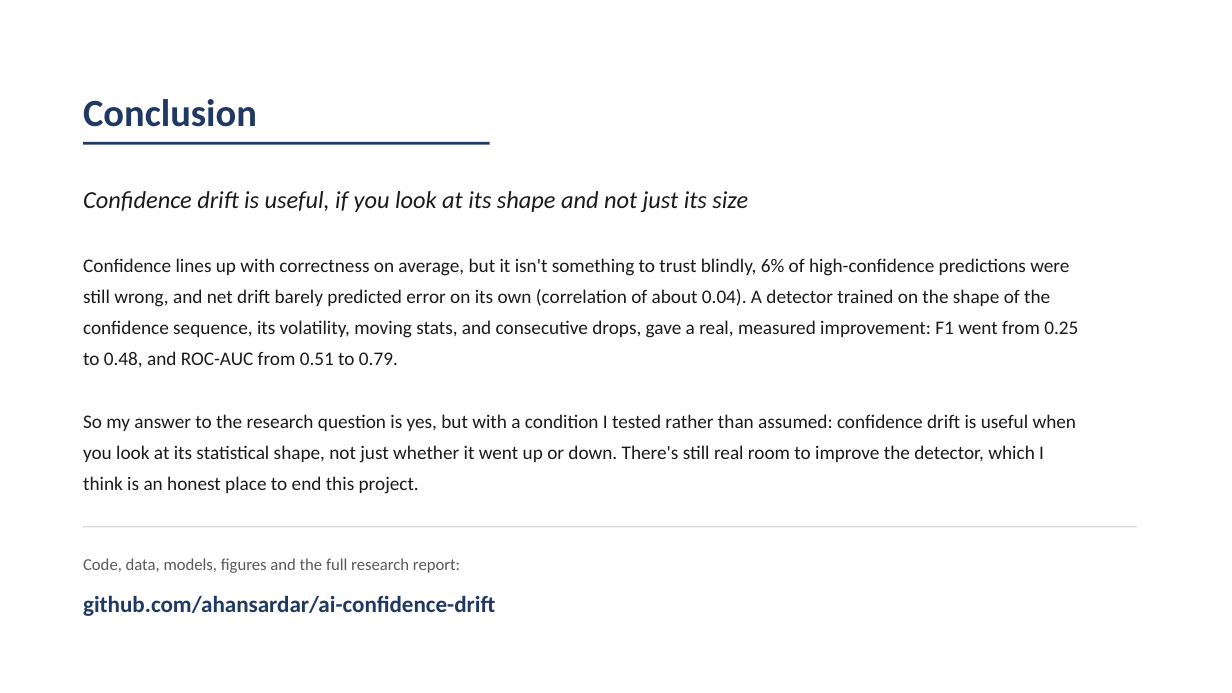
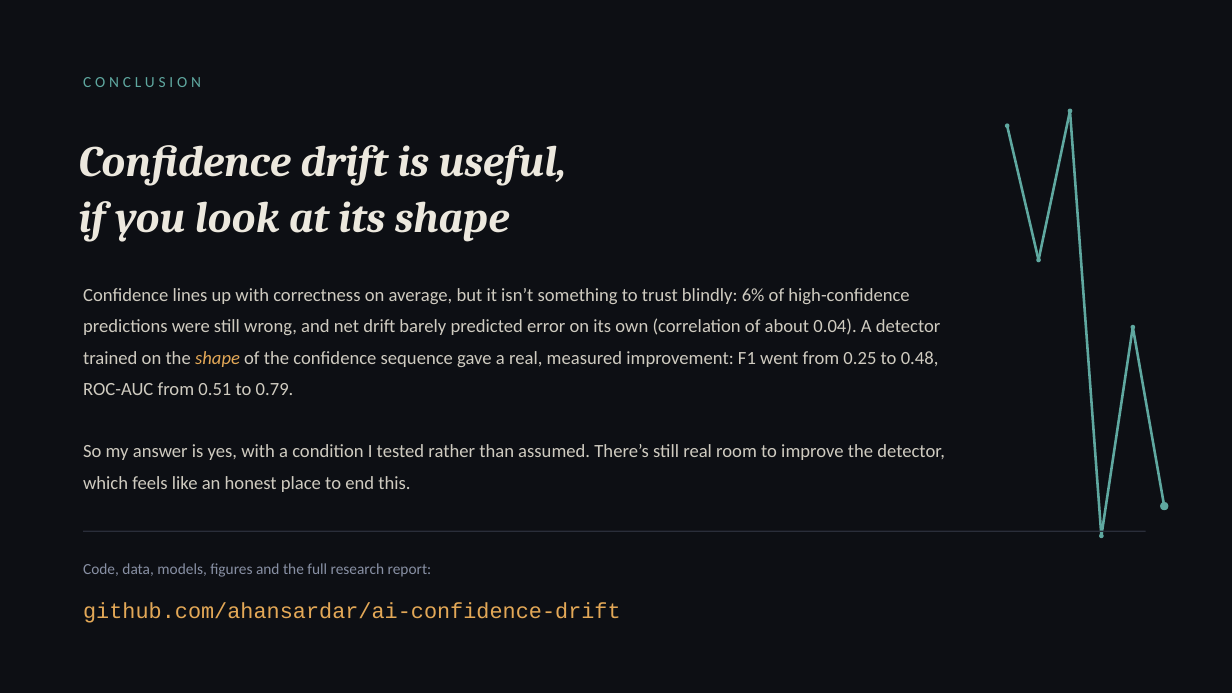
Before and after one commit to ahansardar/ai-confidence-drift, a slide deck: slide 14 of reports/presentation/AI_Confidence_Drift_Presentation.pptx. Drawn at 1232x693 pixels with LibreOffice and Linux fonts; fonts in the diff are those of the drawing. Boxes give left, top, right and bottom in pixels: in the first picture for what was removed or moved away, otherwise in the second. Text is boxed around its words. In the diff, an @@ line names an element or a change of style, - is before the commit and + after.

Commit message:
Redesign presentation with a data-driven visual identity
Dark 'signal trace' theme built around the project's actual subject:
real confidence sequences drawn as sparkline polylines throughout
(hero graphic, problem illustrations, pipeline path, findings, closing
visual), instead of generic cards or stock icons. Mixed typography
(Cambria display serif, Calibri body, Courier New for data/metrics)
and an amber/teal accent pair replace the previous plain layout.

```diff
--- a/reports/presentation/AI_Confidence_Drift_Presentation.pptx
+++ b/reports/presentation/AI_Confidence_Drift_Presentation.pptx
@@ background #FFFFFF to #0D0F14 @@
@@ text at (x1=83, y1=77, x2=201, y2=87): text changed; size 30 to 12 pt; text colour #1F3864 to #5FA8A0; bold off @@
-Conclusion
+CONCLUSION
@@ line added from (1039, 260) to (1070, 111), #5FA8A0 2 pt @@
@@ ellipse added at (x1=1067, y1=109, x2=1072, y2=114), fill #5FA8A0 @@
@@ line added from (1070, 111) to (1102, 536), #5FA8A0 2 pt @@
@@ text at (x1=79, y1=145, x2=567, y2=242): text changed; size 19 to 34 pt; font Calibri to Cambria; text colour #1A1A1A to #ECE8DE; bold on @@
-Confidence drift is useful, if you look at its shape and not just its size
+Confidence drift is useful,
+if you look at its shape
@@ line removed from (83, 143) to (490, 143) @@
@@ ellipse added at (x1=1006, y1=124, x2=1010, y2=128), fill #5FA8A0 @@
@@ line added from (1007, 126) to (1039, 260), #5FA8A0 2 pt @@
@@ ellipse added at (x1=1036, y1=258, x2=1041, y2=262), fill #5FA8A0 @@
@@ text at (x1=83, y1=288, x2=945, y2=492): text changed; size 15 to 14.5 pt; text colour #1A1A1A to #CFCBC0 @@
-Confidence lines up with correctness on average, but it isn't something to trust blindly, 6% of high-confidence predictions were still wrong, and net drift barely predicted error on its own (correlation of about 0.04). A detector trained on the shape of the confidence sequence, its volatility, moving stats, and consecutive drops, gave a real, measured improvement: F1 went from 0.25 to 0.48, and ROC-AUC from 0.51 to 0.79.
-So my answer to the research question is yes, but with a condition I tested rather than assumed: confidence drift is useful when you look at its statistical shape, not just whether it went up or down. There's still real room to improve the detector, which I think is an honest place to end this project.
+Confidence lines up with correctness on average, but it isn’t something to trust blindly: 6% of high-confidence predictions were still wrong, and net drift barely predicted error on its own (correlation of about 0.04). A detector trained on the shape of the confidence sequence gave a real, measured improvement: F1 went from 0.25 to 0.48, ROC-AUC from 0.51 to 0.79.
+So my answer is yes, with a condition I tested rather than assumed. There’s still real room to improve the detector, which feels like an honest place to end this.
@@ line added from (1102, 536) to (1133, 327), #5FA8A0 2 pt @@
@@ ellipse added at (x1=1130, y1=325, x2=1135, y2=330), fill #5FA8A0 @@
@@ line added from (1133, 327) to (1165, 506), #5FA8A0 2 pt @@
@@ ellipse added at (x1=1160, y1=502, x2=1168, y2=510), fill #5FA8A0 @@
@@ line moved from (83, 527) - (1137, 527) to (83, 531) - (1146, 531) @@
@@ line (83, 531) - (1146, 531): stroke #D9D9D9 1 pt to #2A2E3A 1 pt @@
@@ ellipse added at (x1=1099, y1=534, x2=1104, y2=539), fill #5FA8A0 @@
@@ text "Code, data, models, figures and ..." at (x1=83, y1=563, x2=432, y2=577): size 13 to 12 pt, text colour #595959 to #8890A4 @@
@@ text "github.com/ahansardar/ai-confidence-drift" at (x1=83, y1=602, x2=621, y2=623): size 18 to 17 pt, font Calibri to Courier New, text colour #1F3864 to #E3A857, bold off @@
```
Also in this commit, not shown: 11 other slides changed, 2 slides added, 2 slides removed.
